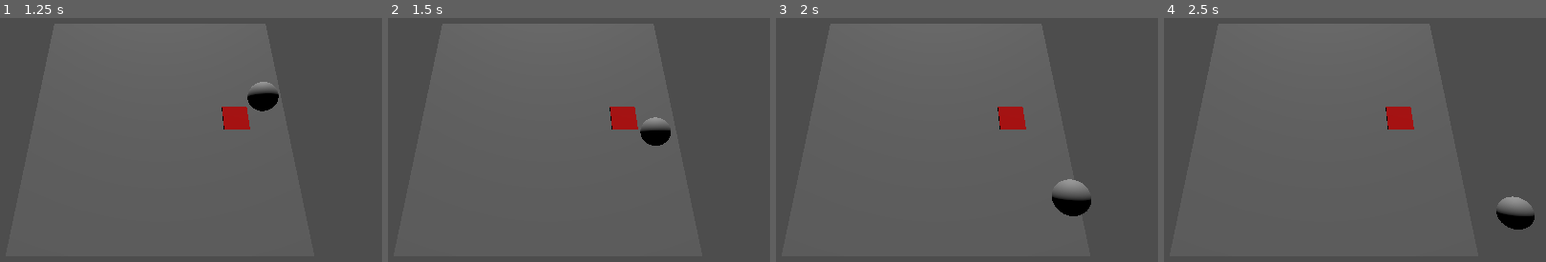
Above: before the commit, frames 1-4 (left to right).
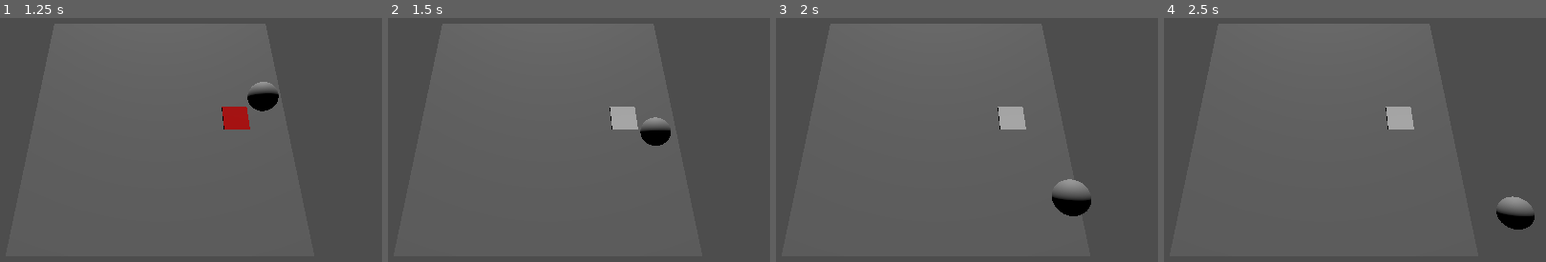
Above: after the commit, the same moments.

Repository: FluffyPrincesseKoala/Fraiz
Game: Godot game, scene res://node_3d.tscn
The game is run twice, just before and just after one commit, with the same random seed, the same clock (stepped at 60 frames per second) and the same inputs.
Inputs:
- Up to frame 1 (1.25 s): tap Enter (ui_accept) at 0.5, 0.77 s; hold Right (ui_right) from 0.53 s (still down)
- Up to frame 2 (1.5 s): release Right (ui_right) at 1.28 s; hold Down (ui_down) from 1.28 s (still down)
- Up to frame 3 (2 s): keep holding Down (ui_down); tap Enter (ui_accept) at 1.52 s
- Up to frame 4 (2.5 s): release Down (ui_down) at 2.03 s; hold Right (ui_right) from 2.03 s (still down)

Frame 1 is identical in both runs. In frame 2, 0.6% of the frame differs, in the area x 58-66%, y 36-46%; in frame 3, 0.6%; in frame 4, 0.6%.

Commit message:
trap: spike: fix body detection

Diff:
--- a/node_3d.tscn
+++ b/node_3d.tscn
@@ -13,6 +13,7 @@
 [node name="Node3D" type="Node3D"]
 
 [node name="soleeee" type="StaticBody3D" parent="."]
+collision_mask = 5
 
 [node name="CollisionShape3D" type="CollisionShape3D" parent="soleeee"]
 transform = Transform3D(10, 0, 0, 0, 10, 0, 0, 0, 10, 0, 0, 0)
--- a/spike.gd
+++ b/spike.gd
@@ -1,47 +1,50 @@
 extends "res://trapBase.gd"
 
-# die() takeDamage() Designe goalFunction()
+var bodies_inside = []  # To track the bodies inside the trap
 
-func _on_area_3d_body_entered(body):
-	print(body.name)
-	if is_ready and body.has_method("take_damage"):  # Ensure the body has a `take_damage` method
-		body.take_damage(damage)
-		activate_trap()
-
-
-func activate_trap():
-	is_ready = false
-	# Animation d'activation (ex: spikes qui sortent)
-	#$StaticBody3D.play("spike_activate")
-	$Timer.start(cooldown_time)
-	# Specific logic for spike trap activation
-	if $Area3D.get_overlapping_bodies().size() > 0:
-		for body in $Area3D.get_overlapping_bodies():
-			if body.has_method("take_damage"):
-				body.take_damage(damage)
-		#$StaticBody3D.play("spike_activate")  # Play animation
-		$AnimationPlayer.play("spike_activate")  # Play reset animation
-		print("SpikeTrap activated!")
-
-func reset_trap():
-	super.reset_trap()  # Call parent class reset logic
-	#$StaticBody3D.play("spike_reset")  # Reset animation
-	#$AnimationPlayer.play("spike_reset")  # Play reset animation
-	print("SpikeTrap ready again!")
-
-func _on_timer_timeout():
-	# Réinitialisation du piège après le cooldown
-	is_ready = true
-	#$StaticBody3D.play("spike_reset")  # Animation de réinitialisation (ex: spikes qui rentrent)
-
-# Called when the node enters the scene tree for the first time.
 func _ready():
 	damage = 10
 	$Area3D.body_entered.connect(self._on_area_3d_body_entered)
+	$Area3D.body_exited.connect(self._on_area_3d_body_exited)  # Connect for body exit
 	$Timer.timeout.connect(self.reset_trap)
 
+# Handle body entering the trap
+func _on_area_3d_body_entered(body):
+	if not bodies_inside.has(body):  # Add the body if it's not already tracked
+		bodies_inside.append(body)
 
+	if is_ready and body.has_method("take_damage"):
+		body.take_damage(damage)
+		activate_trap(body)
 
-# Called every frame. 'delta' is the elapsed time since the previous frame.
+# Handle body exiting the trap
+func _on_area_3d_body_exited(body):
+	if bodies_inside.has(body):  # Remove the body when it exits
+		bodies_inside.erase(body)
+
+# Activate the trap
+func activate_trap(body):
+	super.activate_trap(body)
+	is_ready = false
+	if body.has_method("take_damage"):
+		body.take_damage(damage)
+		$Timer.start(cooldown_time)
+		print("SpikeTrap activated! target", body.name)
+
+# Reset the trap and check for remaining bodies
+func reset_trap():
+	super.reset_trap()  # Call parent class reset logic
+	$Timer.stop()
+	is_ready = true
+	print("SpikeTrap ready again!")
+
+	# Check if there are still bodies inside the trap
+	for body in bodies_inside:
+		if body and body.is_inside_tree() and body.has_method("take_damage"):  # Ensure the body still exists
+			print("Reactivating trap for:", body.name)
+			activate_trap(body)
+			return  # Reactivate for the first valid body
+
+# Called every frame (optional, if needed)
 func _process(delta):
 	pass
--- a/trapBase.gd
+++ b/trapBase.gd
@@ -9,7 +9,8 @@
 @export var activation_radius: float = 5.0
 
 # Shader
-@export var trap_color: Color = Color(1, 0, 0)  # Default white
+@export var trap_color: Color = Color(1, 0, 0)  # Default red
+@export var deactivated_trap_color: Color = Color(1, 1, 1)  # Default red
 @onready var mesh_instance: MeshInstance3D = $baseZone  # Adjust path if needed
 
 @export var activationType: String = "none" # trigger or continue
@@ -20,8 +21,9 @@
 	rotation_degrees.y = wrapf(rotation_degrees.y, 0, 360)
 
 # Méthodes génériques
-func activate_trap():
+func activate_trap(body):
 	print("Trap activated!")
+	set_trap_color(deactivated_trap_color)
 	# Surchargé par les enfants pour définir le comportement
 
 func deactivate_trap():
@@ -31,17 +33,8 @@
 func reset_trap():
 	is_ready = true
 
-func on_trigger(body):
-	if is_ready:
-		activate_trap()
-		is_ready = false
-		$Timer.start(cooldown_time)
-
 func _ready():
-	if not is_static:
-		print("Error: StaticTrap must be static!")
 	set_trap_color(trap_color)
-	print(mesh_instance.material_override)
 
 func set_trap_color(color: Color):
 	trap_color = color
